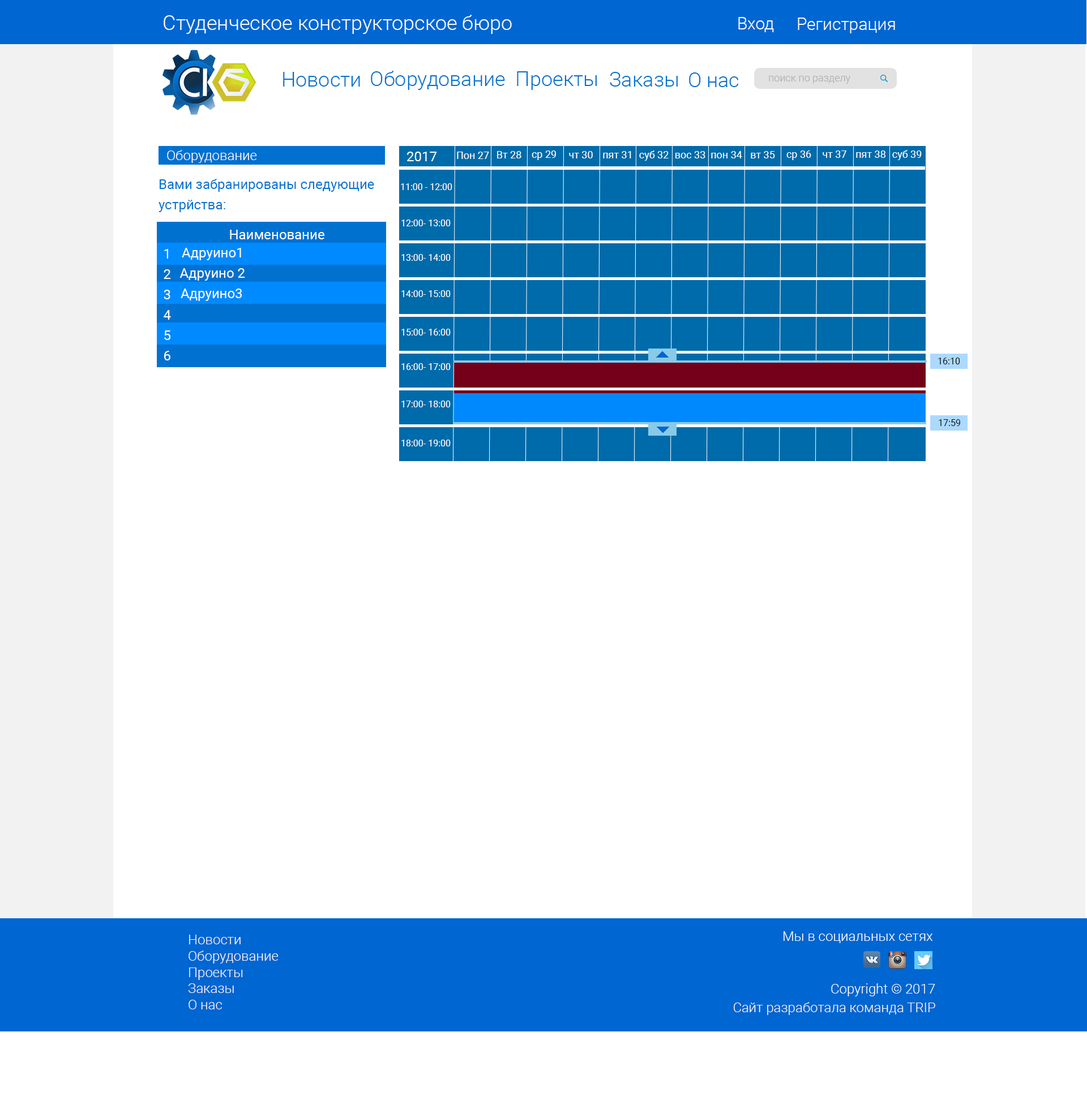
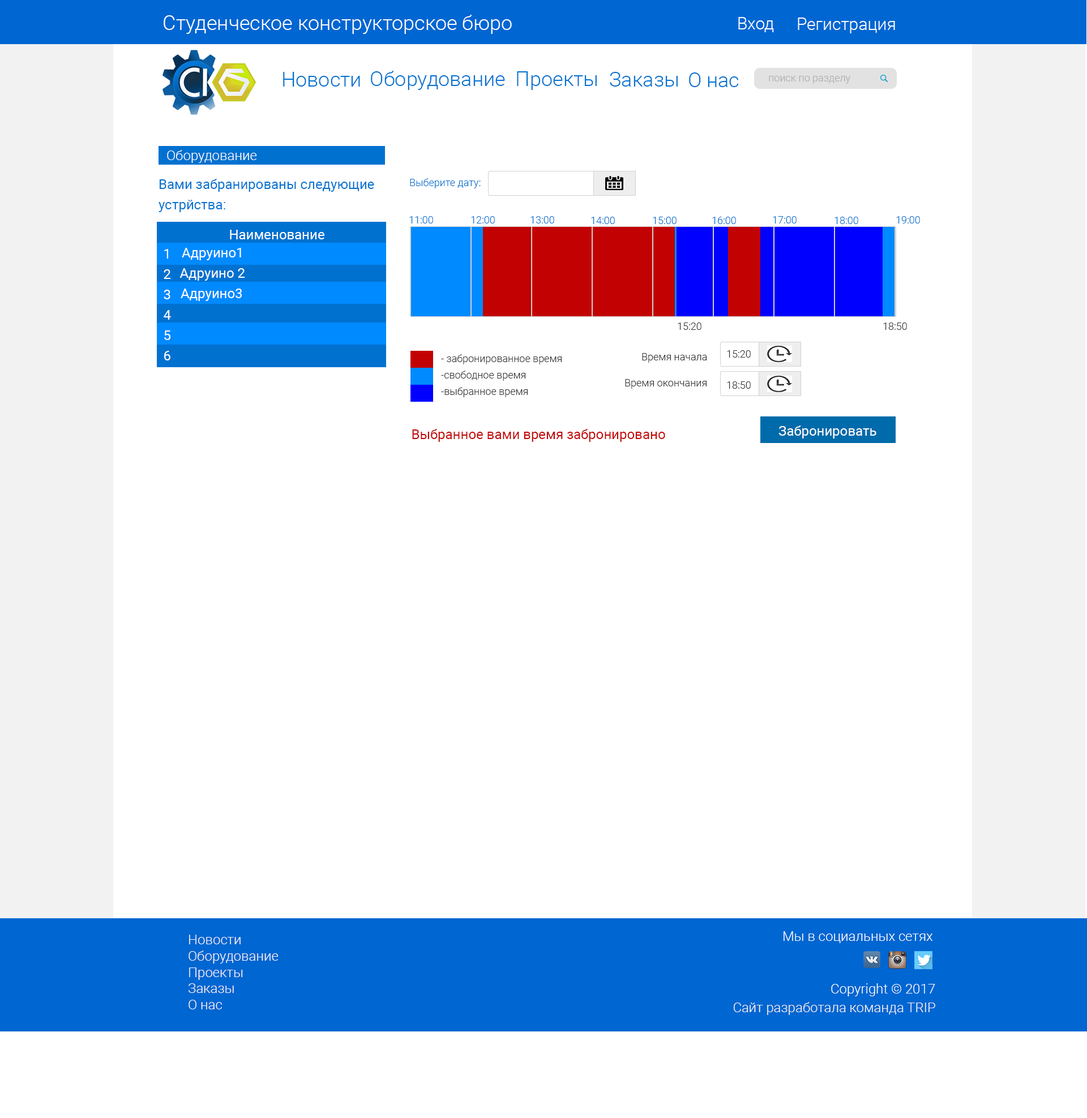
Two versions of the same layered image (1087x1118). Layer-by-layer changes:
removed group "таблица" (59 layers) from group "Монтажная область 1" over bbox(399, 146, 968, 462)
removed group "горизантальные линии" (16 layers) from group "таблица" over bbox(399, 166, 927, 447)
removed group "Вертикальные линии" (15 layers) from group "таблица" over bbox(452, 146, 926, 462)
added group "день бронирования" with 48 layers in group "Монтажная область 1" over bbox(409, 170, 920, 443)
added group "Разделение часов" with 23 layers in group "день бронирования" over bbox(409, 216, 920, 443)
added layer "Выбранное вами время забронировано" in group "Разделение часов" over bbox(412, 429, 666, 443)
added layer "Прямоугольник 18 копия" in group "Разделение часов" over bbox(727, 226, 761, 317)
added layer "Прямоугольник 19" in group "Разделение часов" over bbox(676, 226, 883, 317)
added layer "Прямоугольник 18" in group "Разделение часов" over bbox(482, 226, 675, 317)
moved "Прямоугольник 15" into group "Разделение часов", painted on it over bbox(410, 226, 968, 370)
added group "инфо" with 8 layers in group "день бронирования" over bbox(410, 322, 907, 402)
moved "Прямоугольник 16" into group "инфо", painted on it over bbox(410, 350, 926, 394)
removed layer "область бронирования" from group "Вертикальные линии" over bbox(453, 361, 926, 427)
removed group "названия столбцов" (14 layers) from group "таблица" over bbox(406, 149, 922, 162)
added group "Бронирование" with 10 layers in group "день бронирования" over bbox(624, 341, 801, 397)
moved "Прямоугольник 13" into group "день бронирования", painted on it over bbox(399, 146, 926, 462)
added group "Кнопка бронирования" with 2 layers in group "Монтажная область 1" over bbox(760, 416, 896, 444)
added layer "Прямоугольник 12" (2nd of 2, in "Монтажная область 1" › "Кнопка бронирования") in group "Кнопка бронирования" over bbox(760, 416, 896, 444)
…and 89 more changes (39 added, 50 removed)
